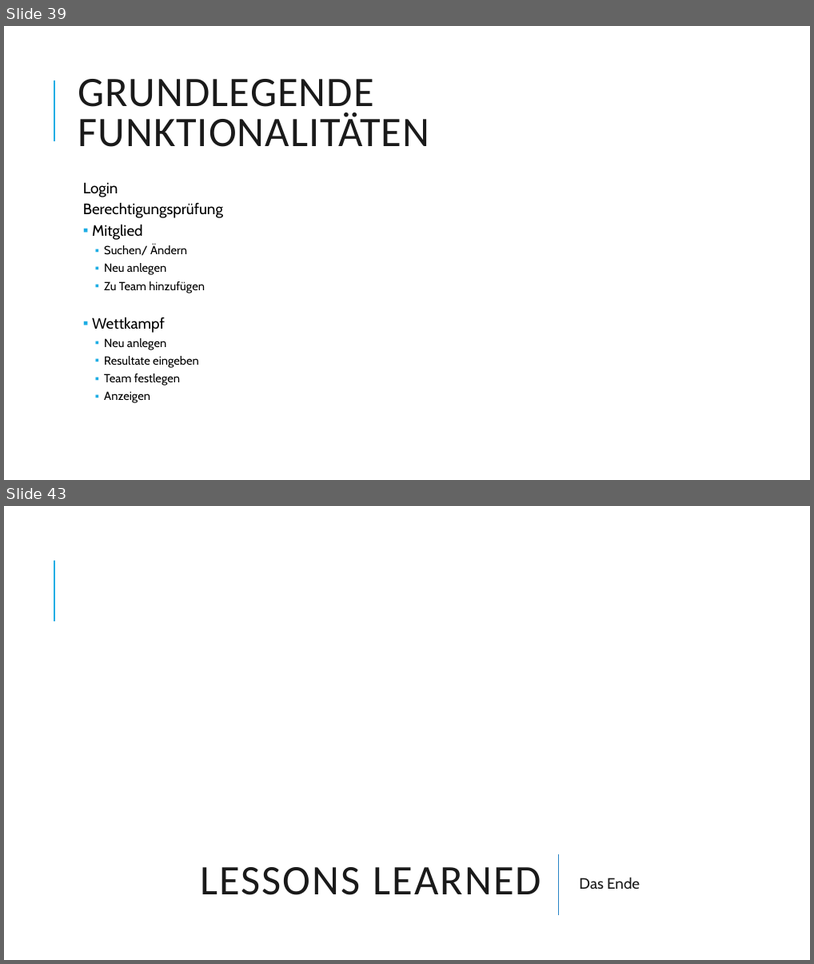
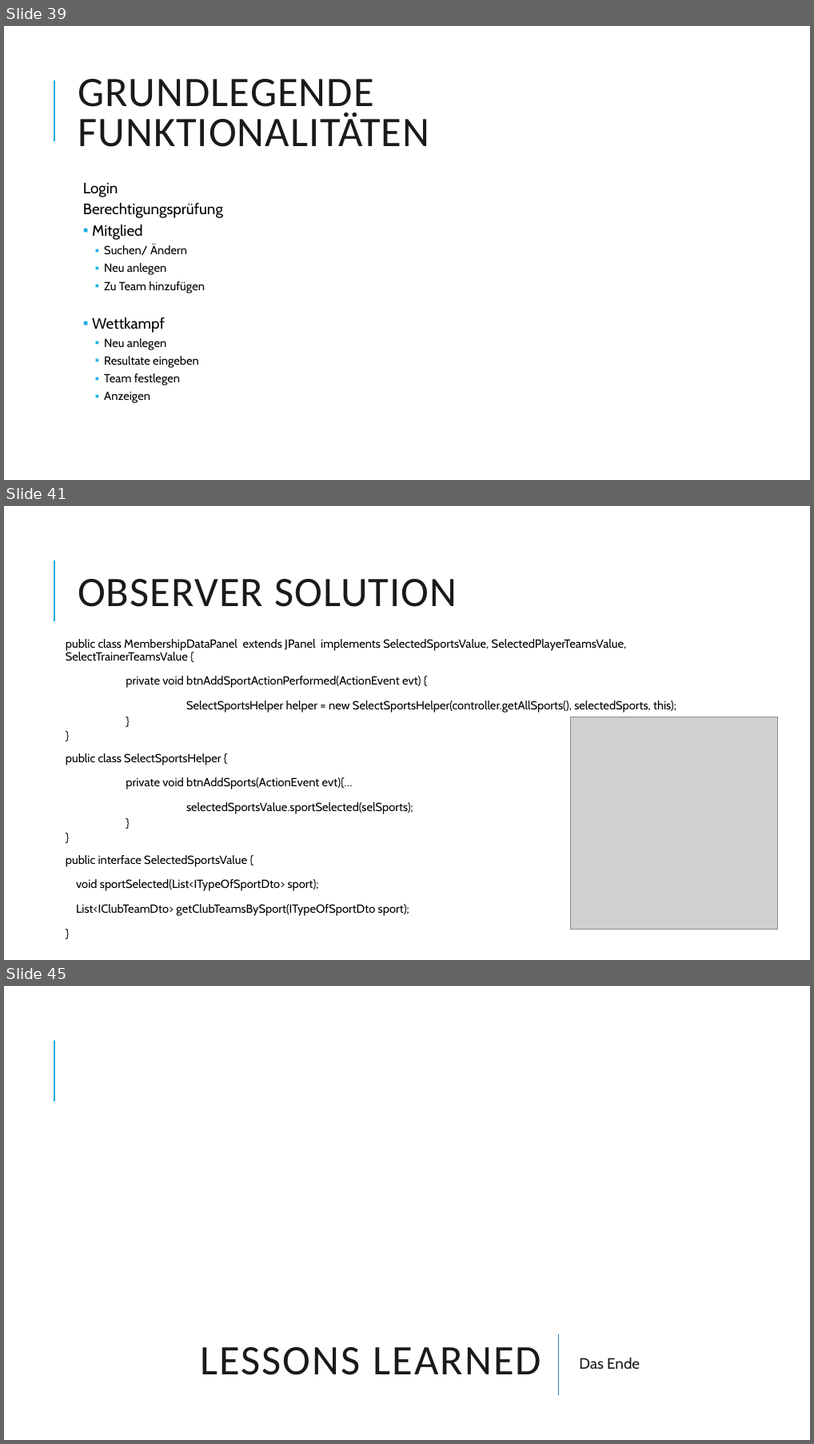
Before and after one commit to Dabjazz/SportsClubManager, a slide deck: Presentation/Presentation.pptx. Shown one above the other, each under a label of ours: slides 39 and 43 before the commit, slides 39, 41 and 45 after it; the slides between them are not shown. The pictures are 814x964 and 814x1444 pixels, drawn with LibreOffice and Linux fonts; fonts in the diff are those of the drawing; grey boxes stand for pictures; background and template pictures are left out. Boxes give left, top, right and bottom in pixels: in the first picture for what was removed or moved away, otherwise in the second. Text is boxed around its words. In the diff, an @@ line names an element or a change of style, - is before the commit and + after.

```diff
--- a/Presentation/Presentation.pptx
+++ b/Presentation/Presentation.pptx
@@ slide 41 added at (4, 506, 810, 960), background #FFFFFF; not listed: 1 template element that a slide beside it also shows @@
@@ title added at (78, 579, 457, 607), 50 pt, text #1A1A1A @@
+OBSERVER SOLUTION
@@ text added at (66, 639, 677, 916), 14 pt, text #000000 @@
+public class MembershipDataPanel extends JPanel implements SelectedSportsValue, SelectedPlayerTeamsValue, SelectTrainerTeamsValue {
+private void btnAddSportActionPerformed(ActionEvent evt) {
+SelectSportsHelper helper = new SelectSportsHelper(controller.getAllSports(), selectedSports, this);
+}
+}
+public class SelectSportsHelper {
+private void btnAddSports(ActionEvent evt){…
+  selectedSportsValue.sportSelected(selSports);
+}
+}
+public interface SelectedSportsValue {
+void sportSelected(List<ITypeOfSportDto> sport);
+List<IClubTeamDto> getClubTeamsBySport(ITypeOfSportDto sport);
+}
@@ picture added at (570, 717, 778, 929) @@
@@ what was slide 43 is now slide 45 @@
```
Also in this commit, not shown: 5 slides changed, 1 other slide added, 6 other files.
